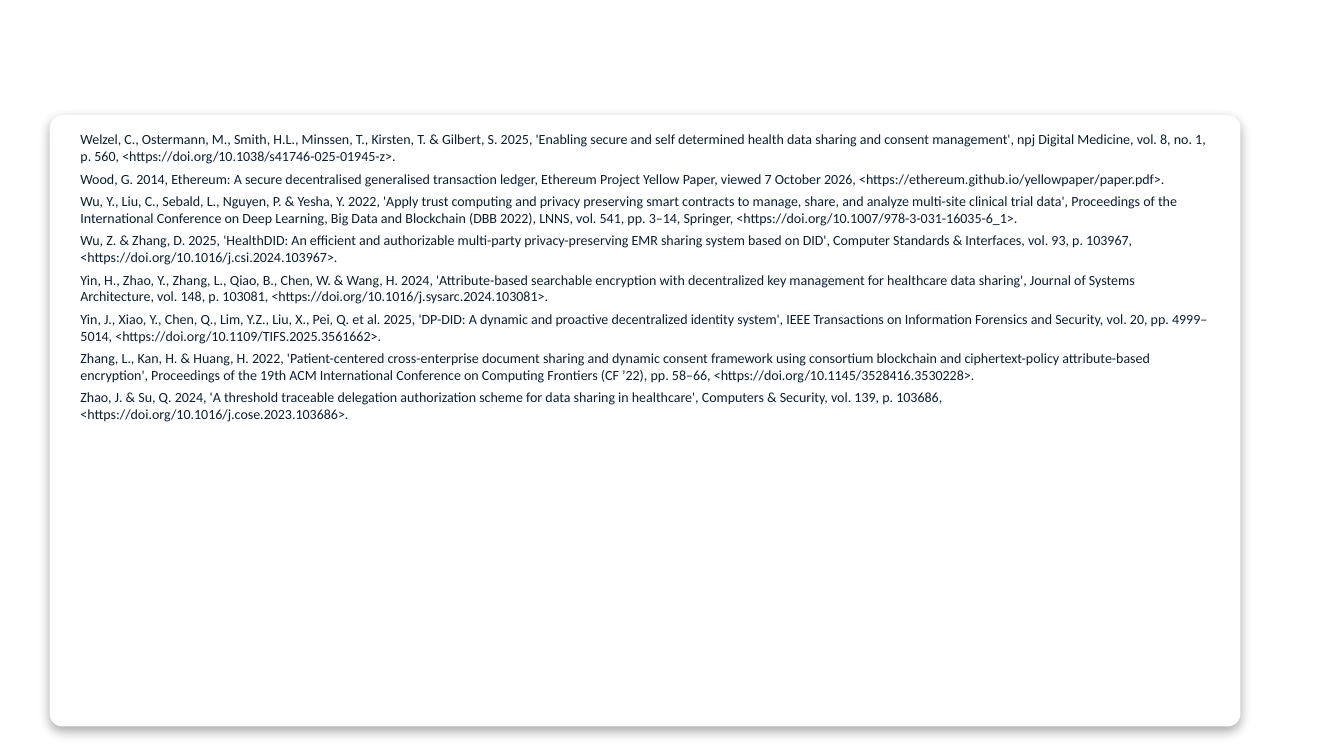
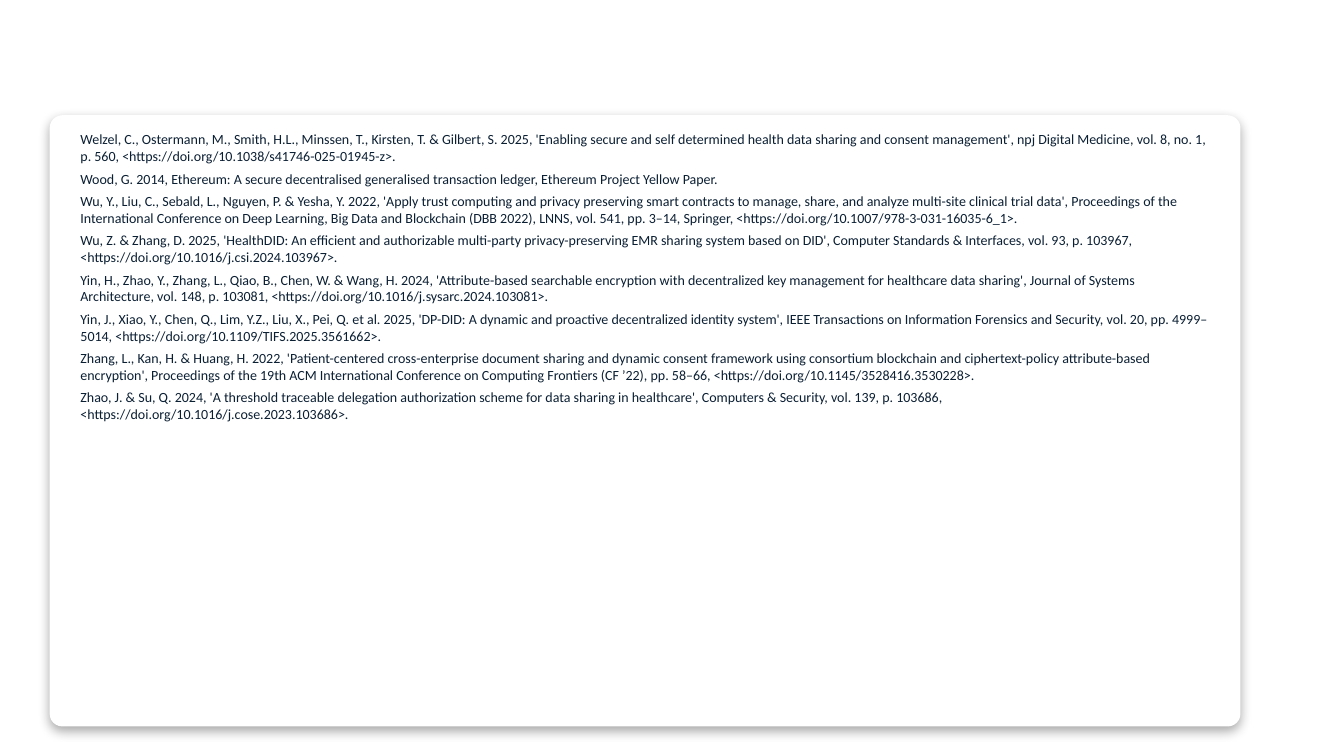
Before and after one commit to yasir12345678900/HealthRWA-Sepolia-Personal-try, a slide deck: slide 45 of docs/Yasir_CA2_Reassessment_Slides.pptx. Drawn at 1344x756 pixels with LibreOffice and Linux fonts; fonts in the diff are those of the drawing; background and template pictures are left out. Boxes give left, top, right and bottom in pixels: in the first picture for what was removed or moved away, otherwise in the second. Text is boxed around its words. In the diff, an @@ line names an element or a change of style, - is before the commit and + after.

```diff
--- a/docs/Yasir_CA2_Reassessment_Slides.pptx
+++ b/docs/Yasir_CA2_Reassessment_Slides.pptx
@@ text at <box>80,174,718,187</box>: text changed @@
-Wood, G. 2014, Ethereum: A secure decentralised generalised transaction ledger, Ethereum Project Yellow Paper, viewed 7 October 2026, <https://ethereum.github.io/yellowpaper/paper.pdf>.
+Wood, G. 2014, Ethereum: A secure decentralised generalised transaction ledger, Ethereum Project Yellow Paper.
```
Also in this commit, not shown: 1 other slide changed, 9 other files.
